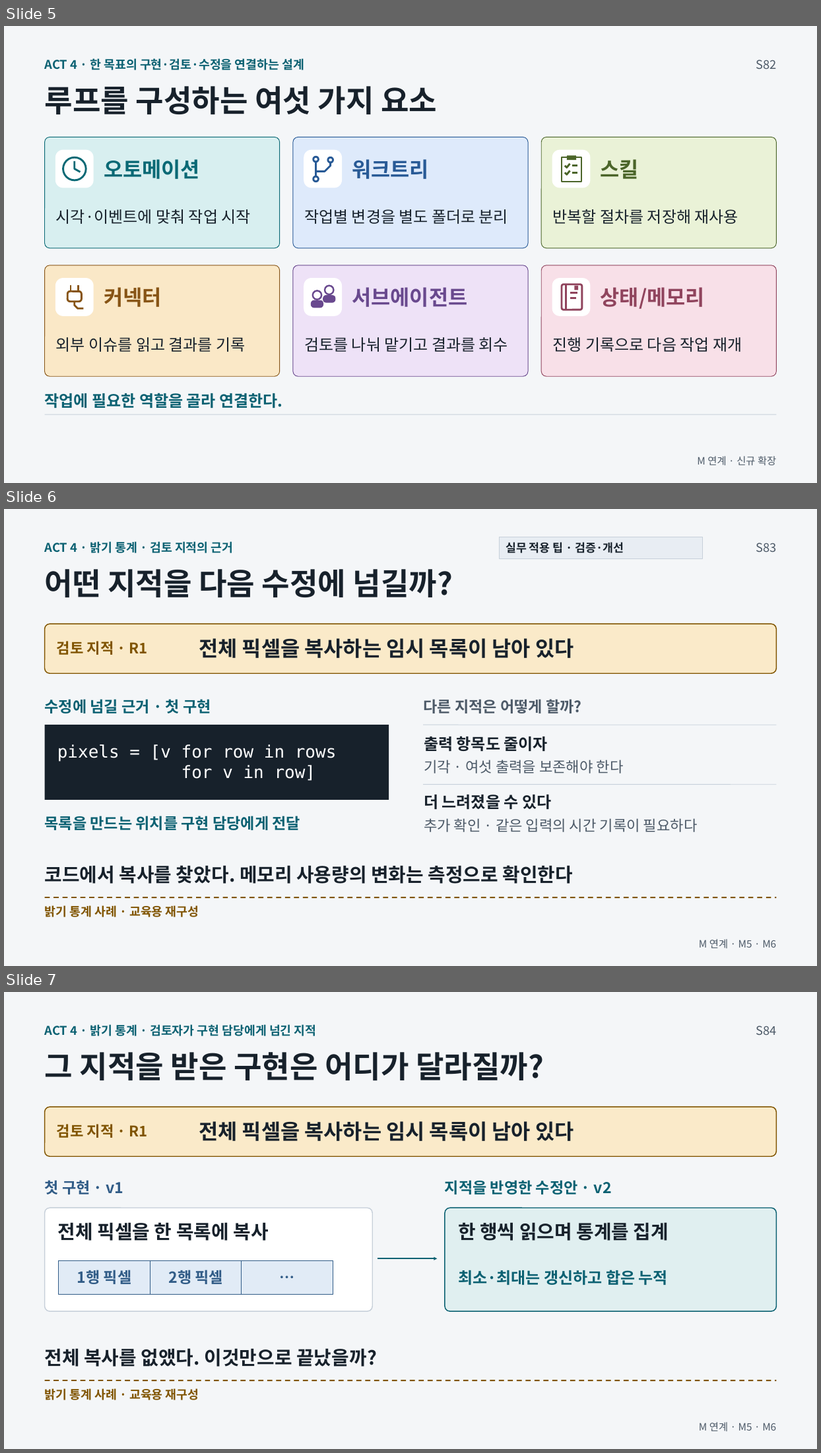
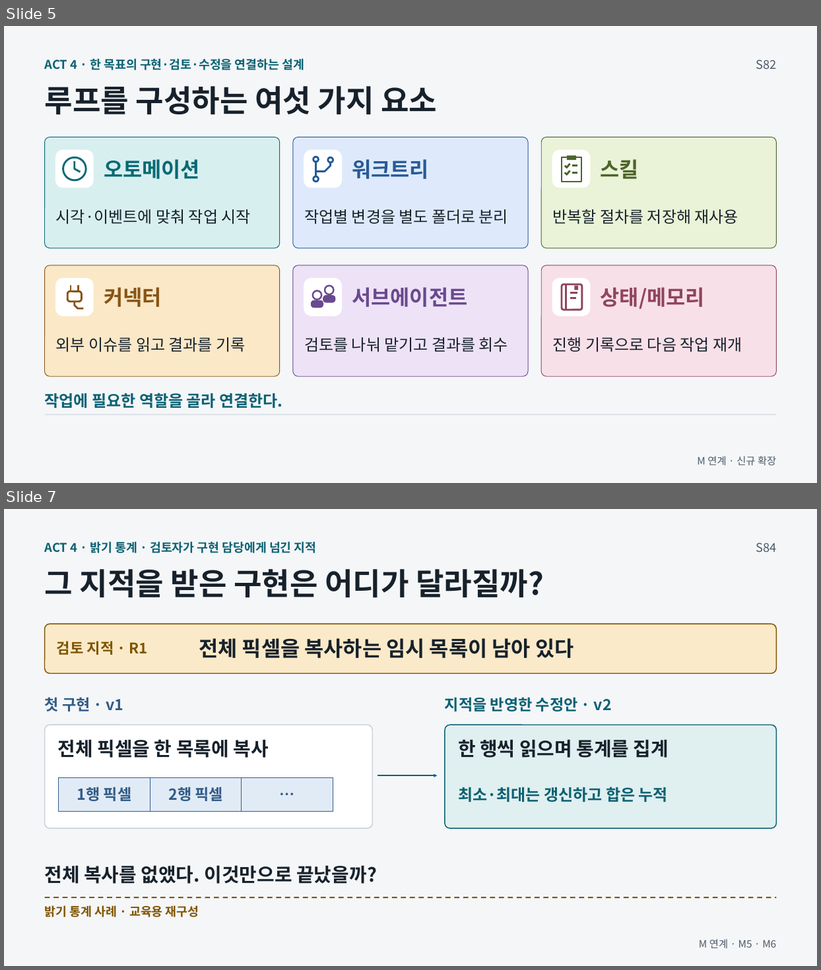
Before and after one commit to GideokKim/ai-dev-training, a slide deck: production/ACT_4.pptx. Shown one above the other, each under a label of ours: slides 5, 6 and 7 before the commit, slides 5 and 7 after it; the slides between them are not shown. The pictures are 821x1453 and 821x970 pixels, drawn with LibreOffice and Linux fonts; fonts in the diff are those of the drawing. Boxes give left, top, right and bottom in pixels: in the first picture for what was removed or moved away, otherwise in the second. Text is boxed around its words. In the diff, an @@ line names an element or a change of style, - is before the commit and + after.

```diff
--- a/production/ACT_4.pptx
+++ b/production/ACT_4.pptx
@@ slide 6 removed at (4,509,817,966), background #F4F6F8 @@
@@ text removed at (45,541,234,553) @@
-ACT 4 · 밝기 통계 · 검토 지적의 근거
@@ rectangle removed at (499,537,702,559) @@
@@ text removed at (506,542,624,553) @@
-실무 적용 팁 · 검증·개선
@@ text removed at (756,543,776,552) @@
-S83
@@ text removed at (45,569,453,597) @@
-어떤 지적을 다음 수정에 넘길까?
@@ rounded rectangle removed at (45,625,777,674) @@
@@ text removed at (57,641,148,655) @@
-검토 지적 · R1
@@ text removed at (199,638,574,658) @@
-전체 픽셀을 복사하는 임시 목록이 남아 있다
@@ text removed at (45,699,211,714) @@
-수정에 넘길 근거 · 첫 구현
@@ text removed at (423,699,582,714) @@
-다른 지적은 어떻게 할까?
@@ rectangle removed at (45,725,389,800) @@
@@ line removed from (424, 725) to (777, 725) @@
@@ text removed at (57,745,337,781) @@
-pixels = [v for row in rows
-for v in row]
@@ text removed at (424,736,548,751) @@
-출력 항목도 줄이자
@@ text removed at (424,760,624,774) @@
-기각 · 여섯 출력을 보존해야 한다
@@ line removed from (424, 785) to (777, 785) @@
@@ text removed at (424,795,551,810) @@
-더 느려졌을 수 있다
@@ text removed at (45,816,301,830) @@
-목록을 만드는 위치를 구현 담당에게 전달
@@ text removed at (424,819,698,832) @@
-추가 확인 · 같은 입력의 시간 기록이 필요하다
@@ text removed at (45,865,573,884) @@
-코드에서 복사를 찾았다. 메모리 사용량의 변화는 측정으로 확인한다
@@ line removed from (45, 898) to (777, 898) @@
@@ text removed at (45,906,199,918) @@
-밝기 통계 사례 · 교육용 재구성
@@ text removed at (699,939,776,949) @@
-M 연계 · M5 · M6
```
Also in this commit, not shown: 1 slide added, 38 other files.
